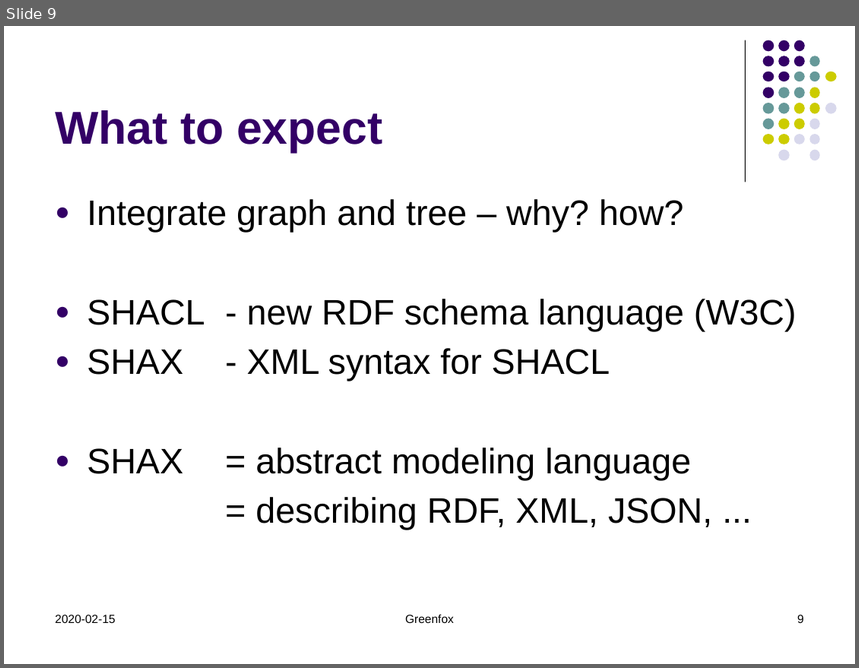
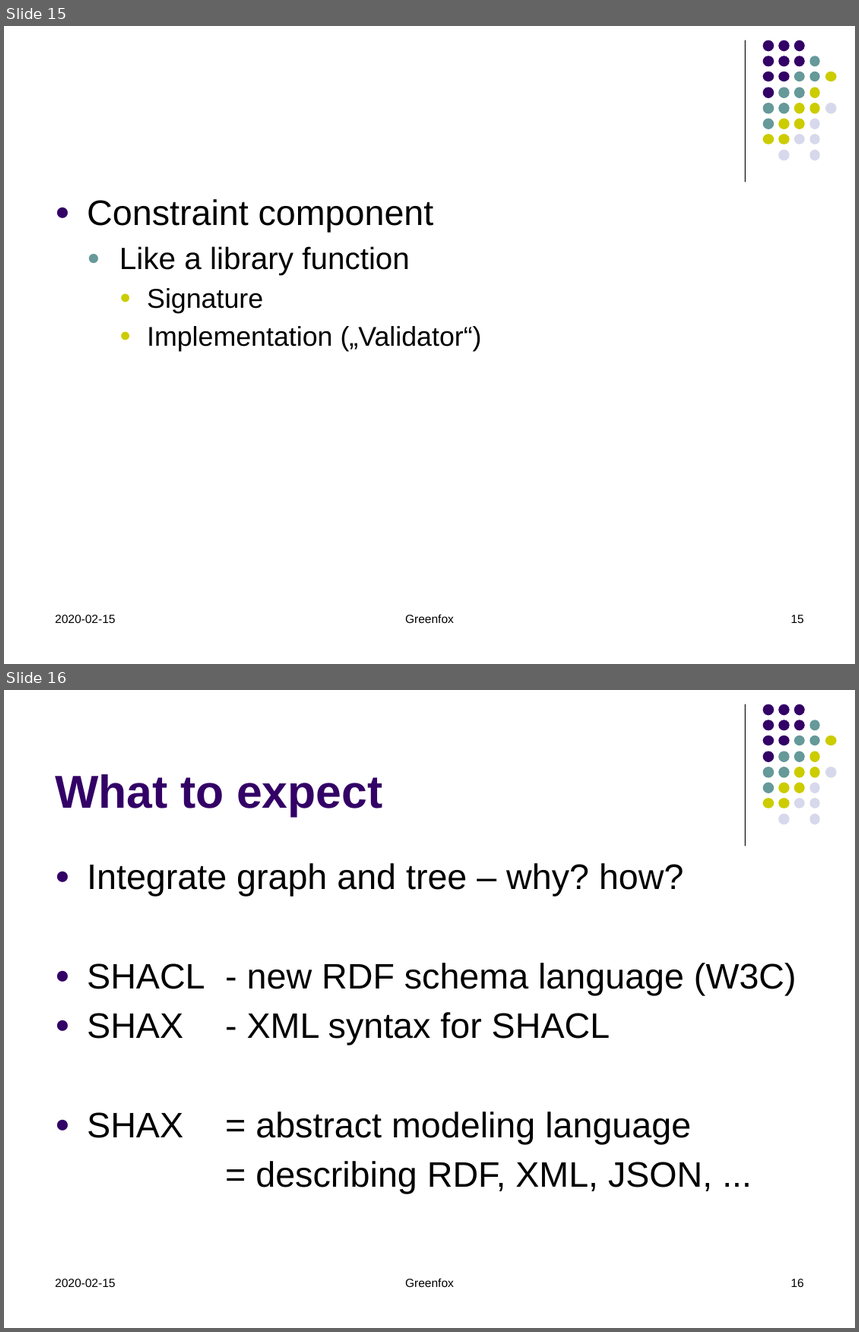
Before and after one commit to hrennau/greenfox, a slide deck: about/greenfox01.pptx. Shown one above the other, each under a label of ours: slide 9 before the commit, slides 15 and 16 after it. The pictures are 859x668 and 859x1332 pixels, drawn with LibreOffice and Linux fonts; fonts in the diff are those of the drawing. Boxes give left, top, right and bottom in pixels: in the first picture for what was removed or moved away, otherwise in the second. Text is boxed around its words. In the diff, an @@ line names an element or a change of style, - is before the commit and + after.

```diff
--- a/about/greenfox01.pptx
+++ b/about/greenfox01.pptx
@@ slide 15 added at box(4, 26, 855, 664), background #FFFFFF; not listed: 32 template elements that a slide beside it also shows @@
@@ text added at box(87, 199, 482, 351), 23 pt, text #000000 @@
+● Constraint component
+  ● Like a library function
+    ● Signature
+    ● Implementation („Validator“)
@@ text added at box(55, 615, 115, 623), 10 pt, text #000000 @@
+2020-02-15
@@ text added at box(405, 614, 454, 623), 10 pt, text #000000 @@
+Greenfox
@@ page number added at box(791, 615, 804, 623), 10 pt, text #000000 @@
+15
@@ what was slide 9 is now slide 16 @@
@@ page number at box(791, 1279, 804, 1287): text changed @@
-9
+16
```
Also in this commit, not shown: 5 slides changed, 6 other slides added, 2 other files.
